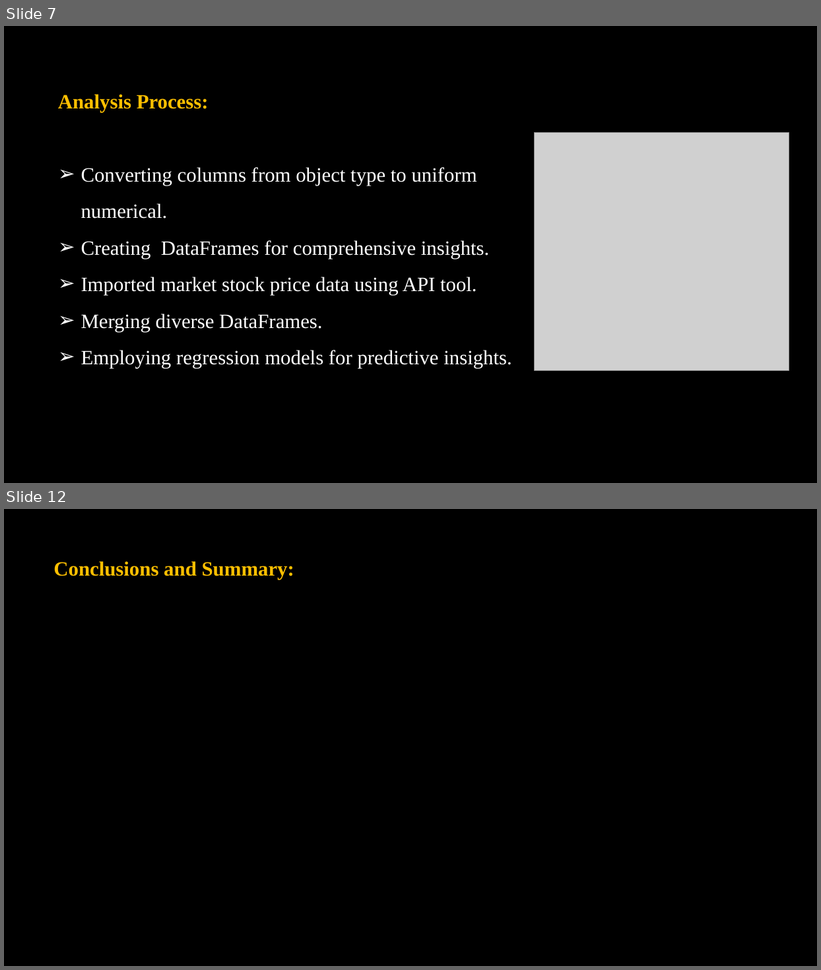
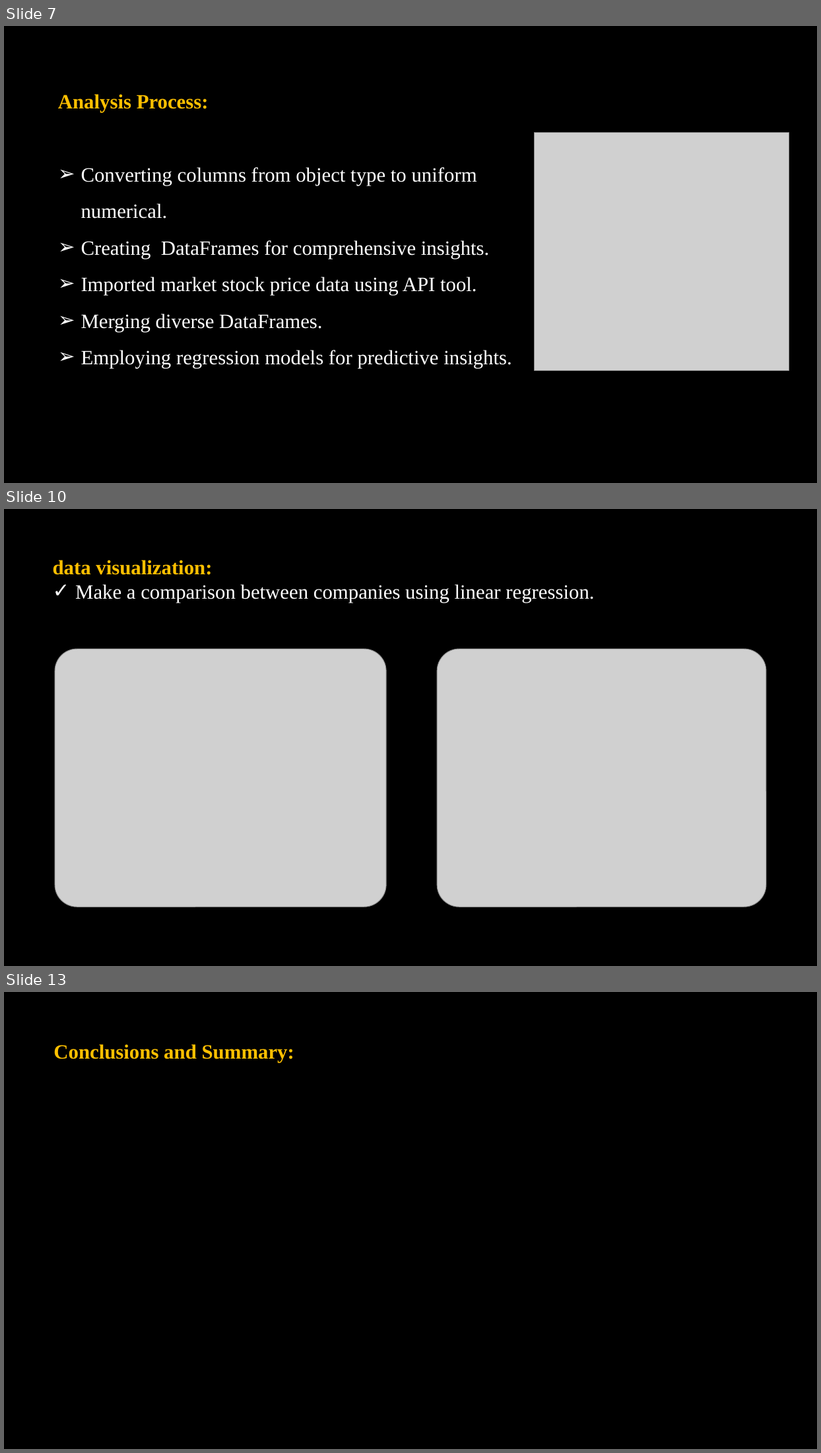
Before and after one commit to jash1112/project-financial_analysis, a slide deck: The project.pptx. Shown one above the other, each under a label of ours: slides 7 and 12 before the commit, slides 7, 10 and 13 after it; the slides between them are not shown. The pictures are 821x970 and 821x1453 pixels, drawn with LibreOffice and Linux fonts; fonts in the diff are those of the drawing; grey boxes stand for pictures; background and template pictures are left out. Boxes give left, top, right and bottom in pixels: in the first picture for what was removed or moved away, otherwise in the second. Text is boxed around its words. In the diff, an @@ line names an element or a change of style, - is before the commit and + after.

```diff
--- a/The project.pptx
+++ b/The project.pptx
@@ slide 10 added at (x1=4, y1=509, x2=817, y2=966), background picture (left out) @@
@@ text added at (x1=53, y1=560, x2=594, y2=603), 24 pt, text #FFFFFF @@
+data visualization:
+✓ Make a comparison between companies using linear regression.
@@ picture added at (x1=55, y1=649, x2=386, y2=907) @@
@@ picture added at (x1=437, y1=649, x2=766, y2=907) @@
@@ what was slide 12 is now slide 13 @@
```
Also in this commit, not shown: 3 slides changed, 3 other slides added, 3 slides removed, 1 other file.
